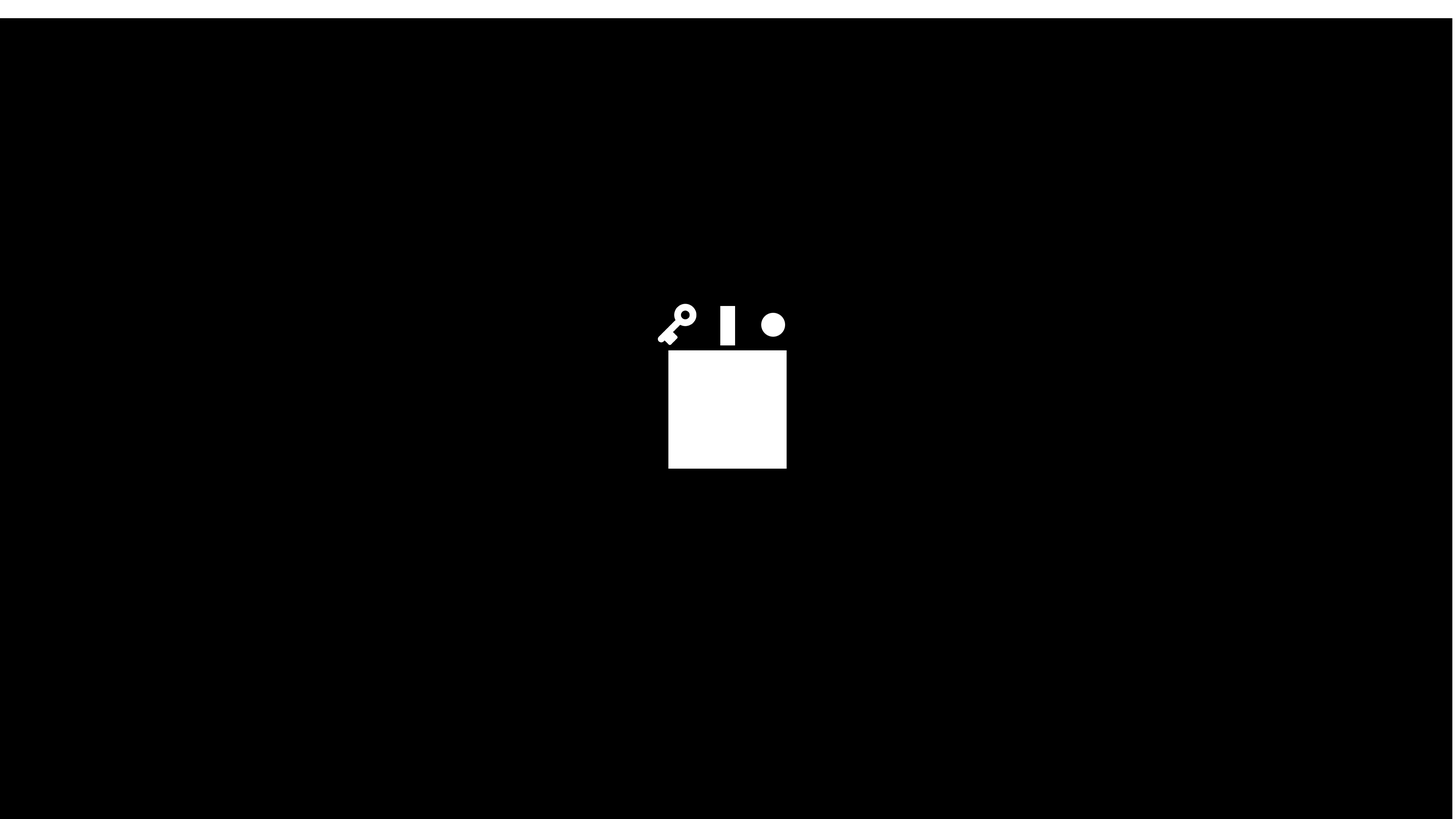
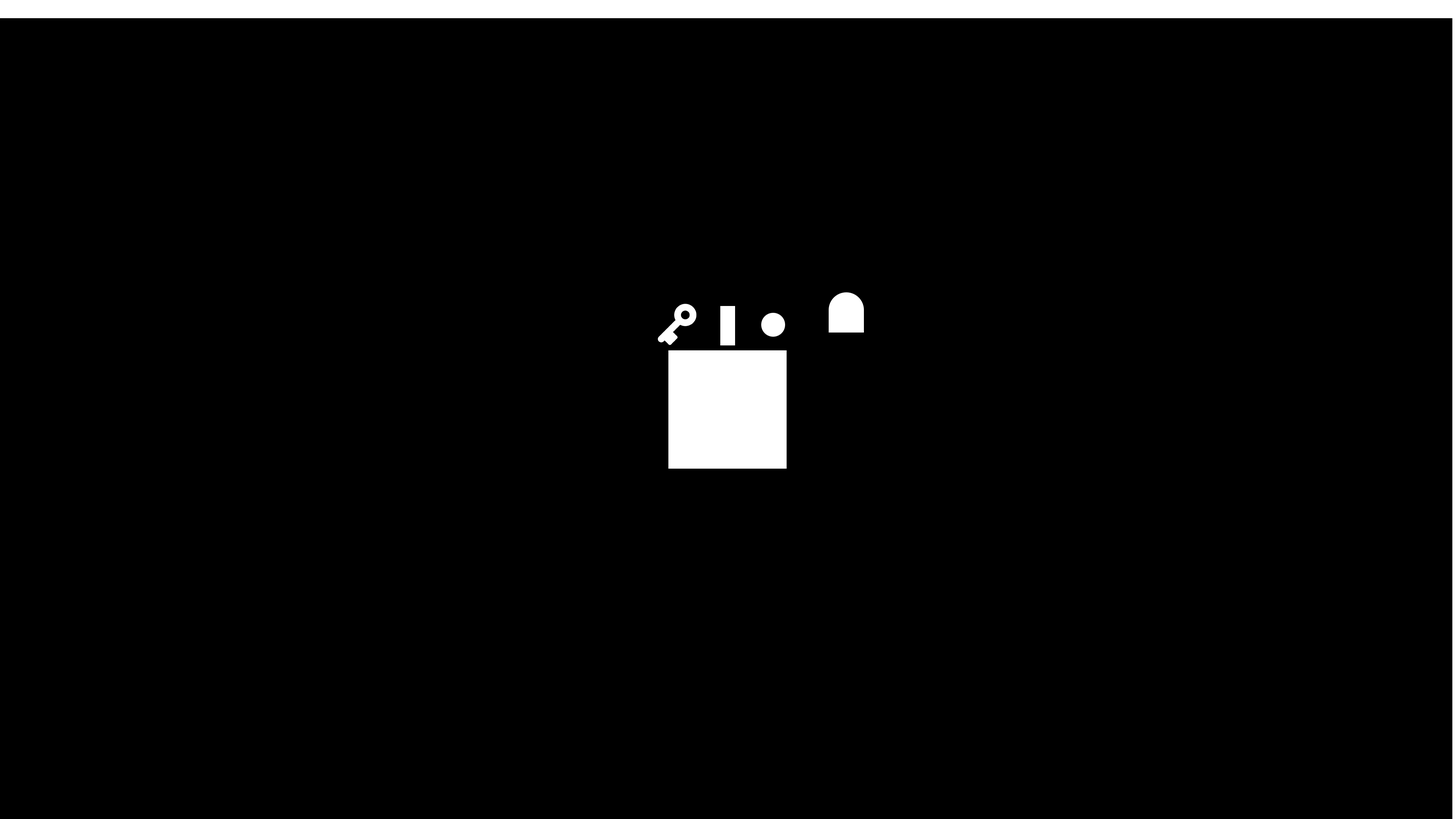
The second 1455×819 image is a revision of the first. Changes to its layers:
added layer "Enemy" above "Key" over [828, 292, 865, 333]
